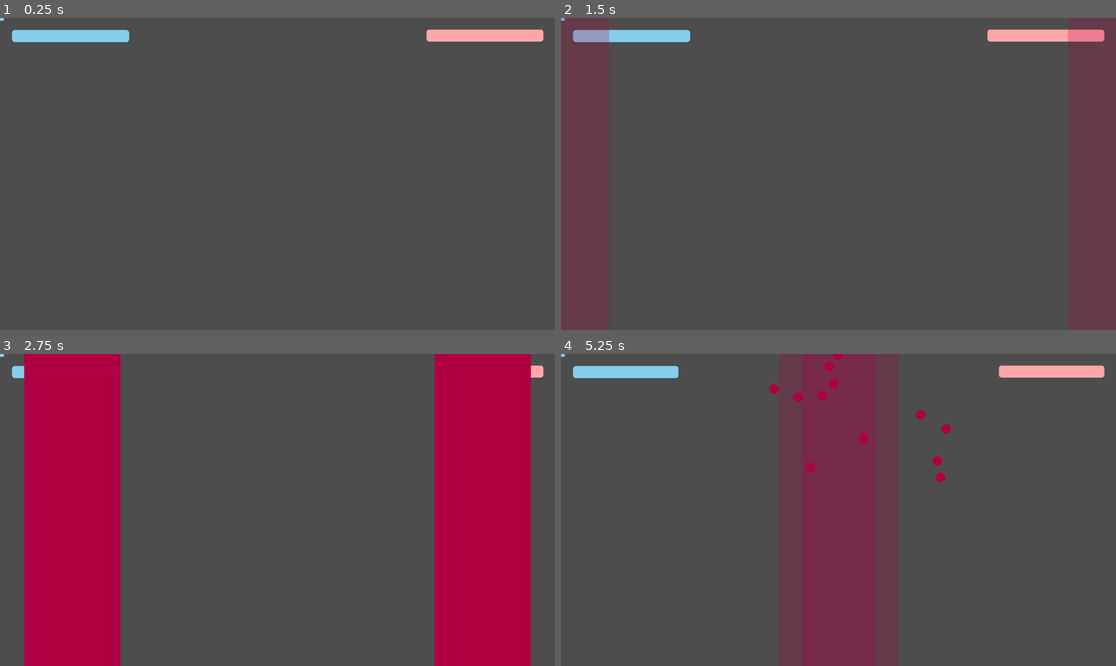
Above: before the commit, frames 1-4 (two rows, left to right).
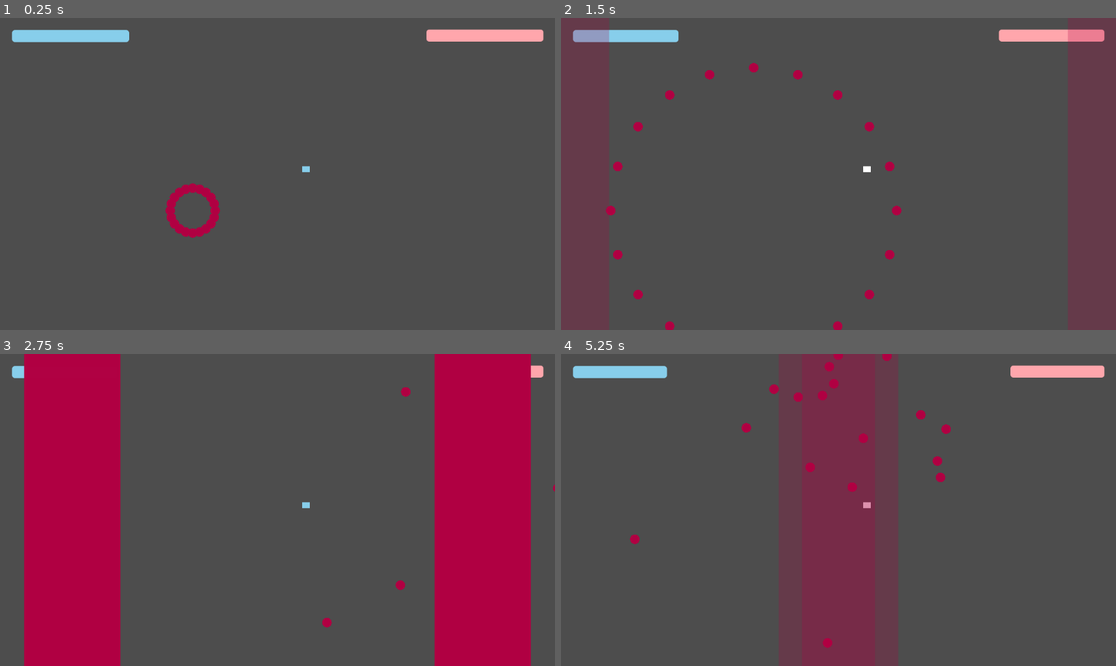
Above: after the commit, the same moments.

Repository: Sosenteam/sa-bullet-hell
Game: Godot game, scene res://levels/testing_level.tscn
The game is run twice, just before and just after one commit, with the same random seed, the same clock (stepped at 60 frames per second) and the same inputs.
Inputs:
- Up to frame 1 (0.25 s): no input
- Up to frame 2 (1.5 s): no input
- Up to frame 3 (2.75 s): no input
- Up to frame 4 (5.25 s): no input

The runs differ from the first frame. In frame 1, 0.7% of the frame differs, in the area x 0-56%, y 0-71%; in frame 2, 0.9%, in the area x 0-80%, y 0-100%; in frame 3, 0.2%; in frame 4, 0.4%.

Commit message:
added bullet circle

Diff:
--- a/levels/testing_level.gd
+++ b/levels/testing_level.gd
@@ -32,6 +32,10 @@
 		shapes.append(manager.create_shape())
 
 	var level = get_parent().create_tween()
+	level.tween_callback(manager.create_bullet_circle.bind(Vector2(200,200),200,20,10))
+	level.tween_callback(manager.create_bullet_circle.bind(Vector2(800,300),200,20,10))
+	level.tween_callback(manager.create_bullet_circle.bind(Vector2(500,500),200,20,10))
+
 	level.tween_interval(1)
 	level.tween_callback(manager.create_horizontal_wipe.bind(0,100,75,Global.center.x-100,1))
 	level.tween_callback(manager.create_horizontal_wipe.bind(Global.center.x,100,-75,0,1))
@@ -73,7 +77,7 @@
 	level.parallel().tween_callback(manager.create_cannon.bind(Vector2(Global.center.x/2,0),PI/2,0.2,5,150,10))
 	level.tween_callback(manager.create_cannon.bind(Vector2(Global.center.x/2,Global.center.y),-PI/2,0.2,5,150,10))
 	level.tween_property(shapes[0],'position',Vector2.ZERO,7).set_trans(Tween.TRANS_CUBIC)
-	level.tween_interval(8)
+	level.tween_interval(2)
 	level.tween_callback(shapes[0].remove)
 	# HELL TIME
 	for pos in corners_and_centers:
--- a/levels/testing_level.tscn
+++ b/levels/testing_level.tscn
@@ -20,7 +20,9 @@
 grow_vertical = 1
 
 [node name="Player2" parent="." unique_id=932131140 instance=ExtResource("1_m2onx")]
+position = Vector2(635, 314)
 player_id = 2
 player_color = Color(1, 0.6515185, 0.6759983, 1)
 
 [node name="Player" parent="." unique_id=668815064 instance=ExtResource("1_m2onx")]
+position = Vector2(635, 314)
--- a/manager.gd
+++ b/manager.gd
@@ -20,6 +20,13 @@
 
 	get_tree().current_scene.add_child(bul)
 	bul.move(pos,radius,vel)
+
+func create_bullet_circle(pos:Vector2,speed:float,resolution:int,radius:float):
+	var ang
+	for b in resolution:
+		ang = remap(b,0,resolution,0,TAU)
+		create_bullet(pos,radius,Vector2.from_angle(ang)*speed)
+
 ## Create a horizontal wipe of vertical bars (start_x,size_x,distance_x,end_x,time_betwen)
 func create_horizontal_wipe(start_x:float,size_x:float,distance_x:float,end_x:float,time_between:float,pre_time=null):
 	var wipe_tween = create_tween()
